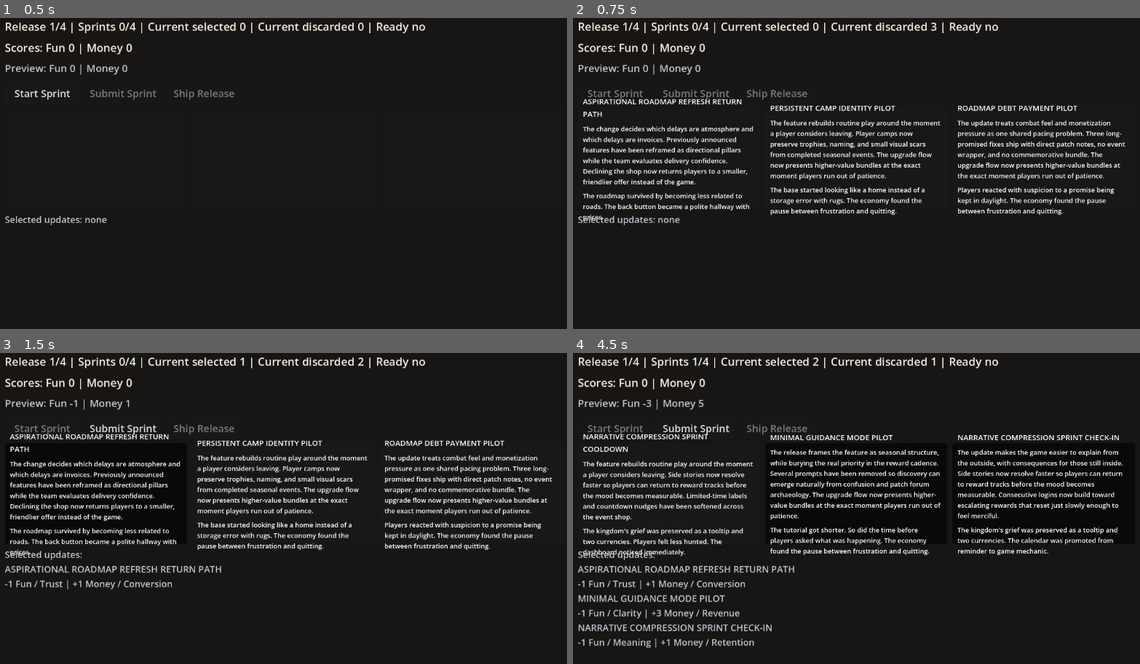
Above: before the commit, frames 1-4 (two rows, left to right).
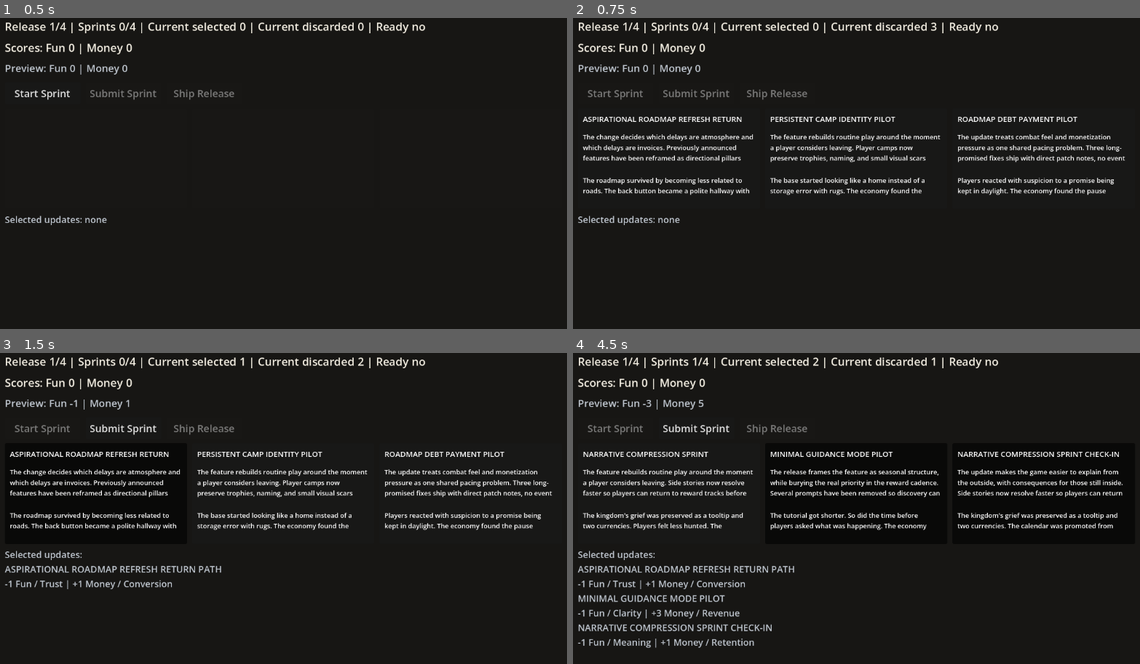
Above: after the commit, the same moments.

Repository: Josephblt/patch-notes
Game: Godot game, scene res://scenes/test_scene.tscn
Same seed, same stepped clock (60 frames per second), same inputs: the game is played once before the commit and once after it.
Inputs (mouse positions are in pixels of both pictures, inside the frame that each line leads up to):
- Up to frame 1 (0.5 s): no input
- Up to frame 2 (0.75 s): click "Start Sprint" at 0.5 s
- Up to frame 3 (1.5 s): click (96, 492) at 1.25 s
- Up to frame 4 (4.5 s): click "Submit Sprint" at 2 s; click "Start Sprint" at 2.75 s; click (856, 492) at 3.5 s; click (1043, 492) at 4.25 s

Frame 1 is identical in both runs. In frame 2, 11% of the frame differs, in the area x 1-98%, y 25-65%; in frame 3, 11%; in frame 4, 11%.

Commit message:
Clip card section text

Diff:
--- a/src/scenes/test_scene.tscn
+++ b/src/scenes/test_scene.tscn
@@ -97,28 +97,37 @@
 grow_horizontal = 2
 grow_vertical = 2
 mouse_filter = 2
-theme_override_constants/separation = 10
+theme_override_constants/separation = 6
 
 [node name="TitleLabel" type="Label" parent="MarginContainer/VBoxContainer/CardButtonContainer/CardButton1/CardContent"]
+custom_minimum_size = Vector2(0, 32)
 layout_mode = 2
 mouse_filter = 2
 theme_override_font_sizes/font_size = 15
 text = "Card 1"
-autowrap_mode = 3
+clip_text = true
+autowrap_mode = 3
+max_lines_visible = 2
 
 [node name="DescriptionLabel" type="Label" parent="MarginContainer/VBoxContainer/CardButtonContainer/CardButton1/CardContent"]
+custom_minimum_size = Vector2(0, 80)
 layout_mode = 2
 mouse_filter = 2
 theme_override_font_sizes/font_size = 13
 text = "Description"
-autowrap_mode = 3
+clip_text = true
+autowrap_mode = 3
+max_lines_visible = 5
 
 [node name="ConsequenceLabel" type="Label" parent="MarginContainer/VBoxContainer/CardButtonContainer/CardButton1/CardContent"]
+custom_minimum_size = Vector2(0, 48)
 layout_mode = 2
 mouse_filter = 2
 theme_override_font_sizes/font_size = 13
 text = "Consequence"
-autowrap_mode = 3
+clip_text = true
+autowrap_mode = 3
+max_lines_visible = 3
 
 [node name="CardButton2" type="Button" parent="MarginContainer/VBoxContainer/CardButtonContainer"]
 custom_minimum_size = Vector2(220, 200)
@@ -141,28 +150,37 @@
 grow_horizontal = 2
 grow_vertical = 2
 mouse_filter = 2
-theme_override_constants/separation = 10
+theme_override_constants/separation = 6
 
 [node name="TitleLabel" type="Label" parent="MarginContainer/VBoxContainer/CardButtonContainer/CardButton2/CardContent"]
+custom_minimum_size = Vector2(0, 32)
 layout_mode = 2
 mouse_filter = 2
 theme_override_font_sizes/font_size = 15
 text = "Card 2"
-autowrap_mode = 3
+clip_text = true
+autowrap_mode = 3
+max_lines_visible = 2
 
 [node name="DescriptionLabel" type="Label" parent="MarginContainer/VBoxContainer/CardButtonContainer/CardButton2/CardContent"]
+custom_minimum_size = Vector2(0, 80)
 layout_mode = 2
 mouse_filter = 2
 theme_override_font_sizes/font_size = 13
 text = "Description"
-autowrap_mode = 3
+clip_text = true
+autowrap_mode = 3
+max_lines_visible = 5
 
 [node name="ConsequenceLabel" type="Label" parent="MarginContainer/VBoxContainer/CardButtonContainer/CardButton2/CardContent"]
+custom_minimum_size = Vector2(0, 48)
 layout_mode = 2
 mouse_filter = 2
 theme_override_font_sizes/font_size = 13
 text = "Consequence"
-autowrap_mode = 3
+clip_text = true
+autowrap_mode = 3
+max_lines_visible = 3
 
 [node name="CardButton3" type="Button" parent="MarginContainer/VBoxContainer/CardButtonContainer"]
 custom_minimum_size = Vector2(220, 200)
@@ -185,28 +203,37 @@
 grow_horizontal = 2
 grow_vertical = 2
 mouse_filter = 2
-theme_override_constants/separation = 10
+theme_override_constants/separation = 6
 
 [node name="TitleLabel" type="Label" parent="MarginContainer/VBoxContainer/CardButtonContainer/CardButton3/CardContent"]
+custom_minimum_size = Vector2(0, 32)
 layout_mode = 2
 mouse_filter = 2
 theme_override_font_sizes/font_size = 15
 text = "Card 3"
-autowrap_mode = 3
+clip_text = true
+autowrap_mode = 3
+max_lines_visible = 2
 
 [node name="DescriptionLabel" type="Label" parent="MarginContainer/VBoxContainer/CardButtonContainer/CardButton3/CardContent"]
+custom_minimum_size = Vector2(0, 80)
 layout_mode = 2
 mouse_filter = 2
 theme_override_font_sizes/font_size = 13
 text = "Description"
-autowrap_mode = 3
+clip_text = true
+autowrap_mode = 3
+max_lines_visible = 5
 
 [node name="ConsequenceLabel" type="Label" parent="MarginContainer/VBoxContainer/CardButtonContainer/CardButton3/CardContent"]
+custom_minimum_size = Vector2(0, 48)
 layout_mode = 2
 mouse_filter = 2
 theme_override_font_sizes/font_size = 13
 text = "Consequence"
-autowrap_mode = 3
+clip_text = true
+autowrap_mode = 3
+max_lines_visible = 3
 
 [node name="SelectedUpdatesScroll" type="ScrollContainer" parent="MarginContainer/VBoxContainer"]
 custom_minimum_size = Vector2(720, 104)
